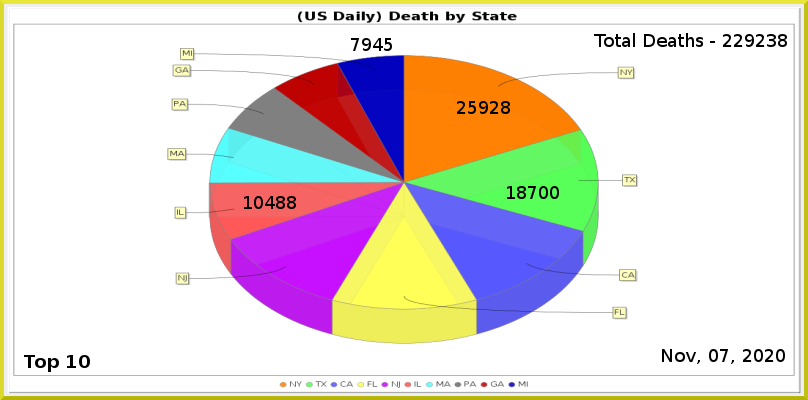
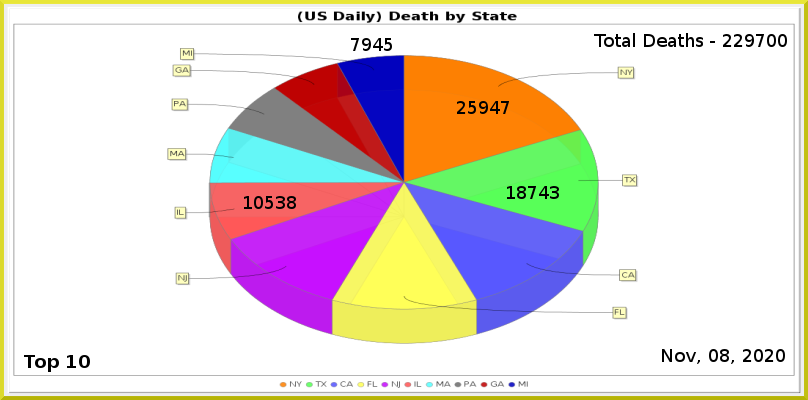
Layers edited between the first and the second w=808, h=400 image:
painted on "6" over <box>265,196,285,209</box>
painted on "2" over <box>539,186,559,199</box>
painted on "1" over <box>490,101,510,114</box>
renamed "Total Deaths - 229238" to "Total Deaths - 229700", painted on it over <box>756,34,787,47</box>
painted on "Current Date" over <box>720,349,729,362</box>
